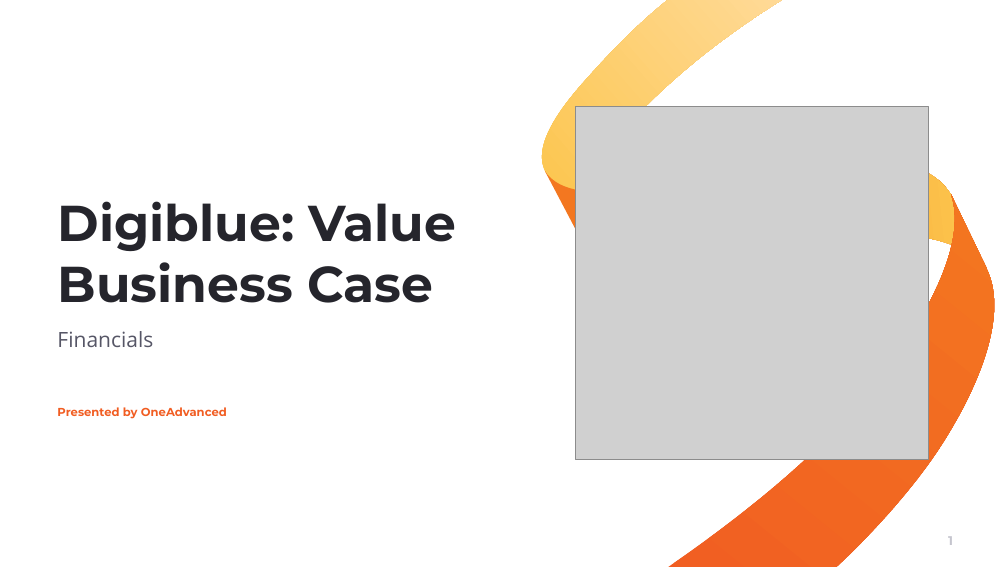
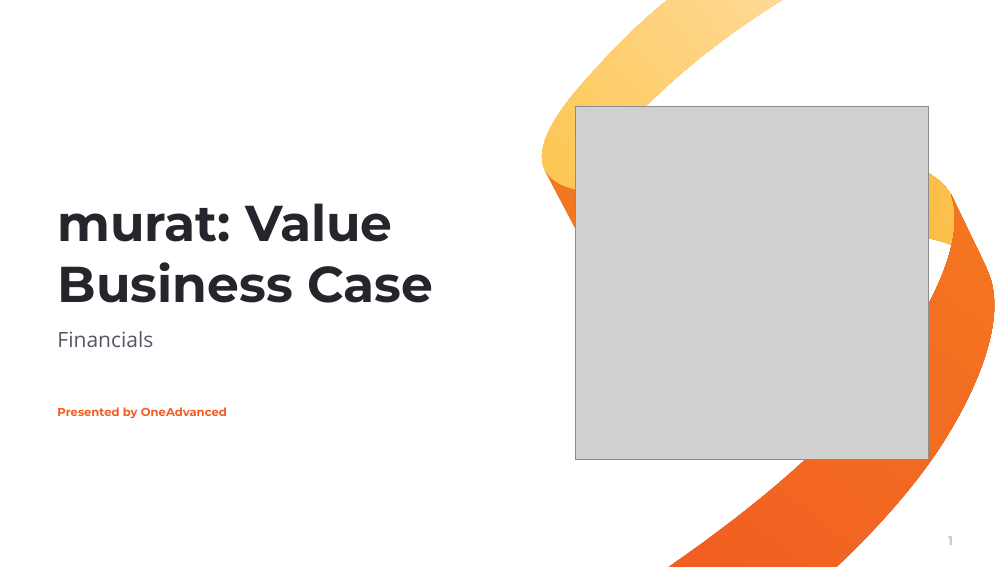
Before and after one commit to muratozdemirpiblo/ppt-api, a slide deck: slide 1 of questionare_output.pptx. Drawn at 1008x567 pixels with LibreOffice and Linux fonts; fonts in the diff are those of the drawing; grey boxes stand for pictures; background and template pictures are left out. Boxes give left, top, right and bottom in pixels: in the first picture for what was removed or moved away, otherwise in the second. Text is boxed around its words. In the diff, an @@ line names an element or a change of style, - is before the commit and + after.

```diff
--- a/questionare_output.pptx
+++ b/questionare_output.pptx
@@ title at box(57, 203, 433, 303): text changed @@
-Digiblue: Value Business Case
+murat: Value Business Case
```
Also in this commit, not shown: 2 other slides changed, 2 other files.
